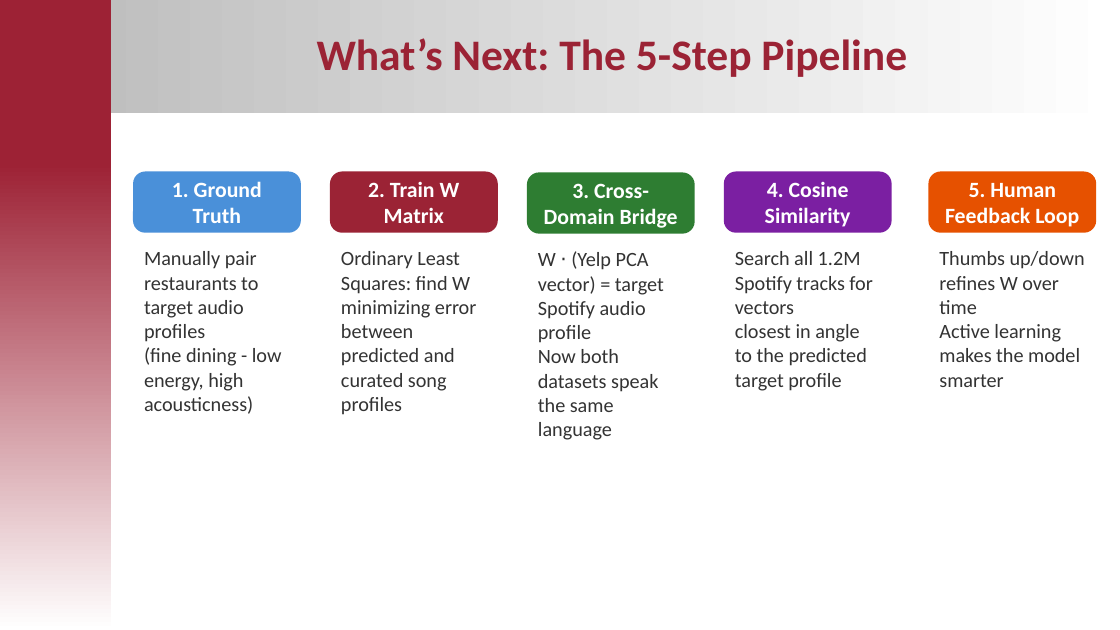
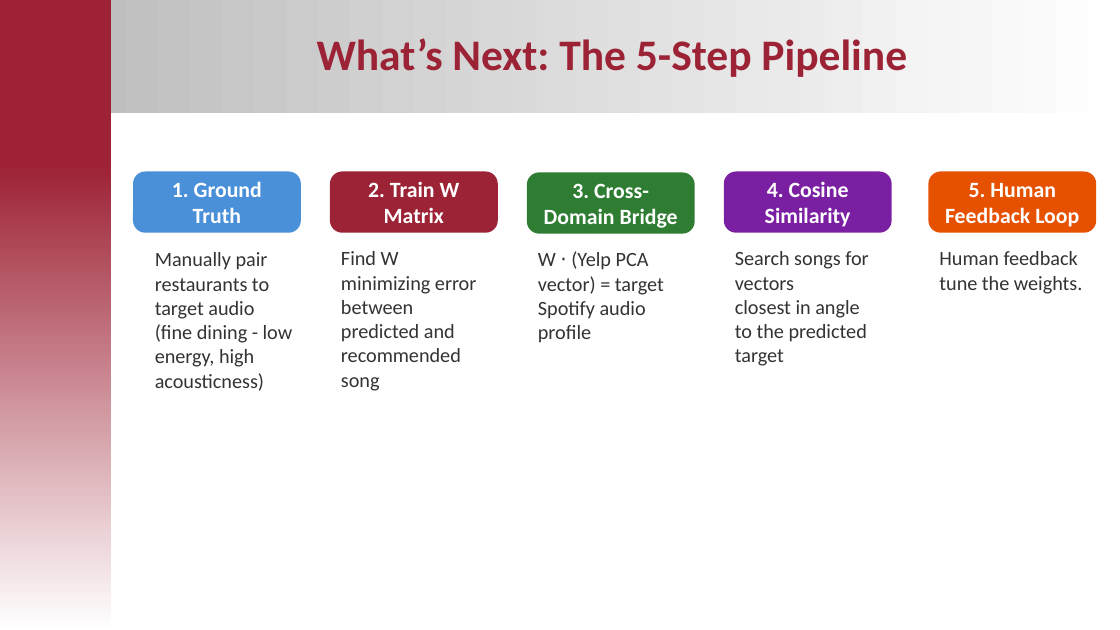
Before and after one commit to Ryanmsy/what-songs-should-restaurant-play, a slide deck: slide 9 of Sonic_Sommelier_Progress_Update.pptx. Drawn at 1120x630 pixels with LibreOffice and Linux fonts; fonts in the diff are those of the drawing; background and template pictures are left out. Boxes give left, top, right and bottom in pixels: in the first picture for what was removed or moved away, otherwise in the second. Text is boxed around its words. In the diff, an @@ line names an element or a change of style, - is before the commit and + after.

```diff
--- a/Sonic_Sommelier_Progress_Update.pptx
+++ b/Sonic_Sommelier_Progress_Update.pptx
@@ text "Manually pair restaurants to target ..." moved from (x1=144, y1=251, x2=282, y2=414) to (x1=155, y1=252, x2=293, y2=391) @@
@@ text at (x1=155, y1=252, x2=269, y2=319): text changed @@
-Manually pair restaurants to target audio profiles
+Manually pair restaurants to target audio
@@ text at (x1=341, y1=251, x2=476, y2=391): text changed @@
-Ordinary Least Squares: find W minimizing error
-between predicted and curated song profiles
+Find W minimizing error
+between predicted and recommended song
@@ text at (x1=735, y1=251, x2=868, y2=366): text changed @@
-Search all 1.2M Spotify tracks for vectors
-closest in angle to the predicted target profile
+Search songs for vectors
+closest in angle to the predicted target
@@ text at (x1=939, y1=251, x2=1083, y2=294): text changed @@
-Thumbs up/down refines W over time
-Active learning makes the model smarter
+Human feedback tune the weights.
@@ text at (x1=538, y1=349, x2=658, y2=440): paragraph removed @@
-Now both datasets speak the same language
```
Also in this commit, not shown: 5 other slides changed, 4 other files.
